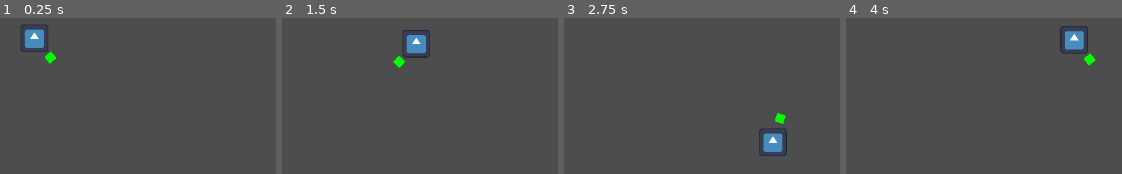
Above: before the commit, frames 1-4 (left to right).
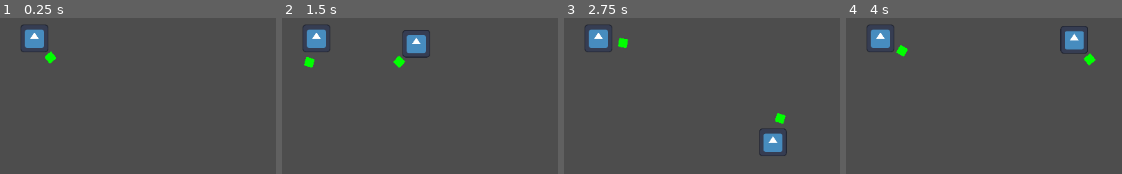
Above: after the commit, the same moments.

Repository: GianiStatie/Shamans
Game: Godot game, scene res://main.tscn
Two runs of this game, one before a commit and one after it. Both use one fixed random seed, a clock stepped at 60 frames per second and the inputs below. The engine's default icon, where the game draws it, is replaced by a stand-in: a white triangle on a blue panel in a dark square.
Inputs (mouse positions are in pixels of both pictures, inside the frame that each line leads up to):
- Up to frame 1 (0.25 s): no input
- Up to frame 2 (1.5 s): tap Enter at 0.5 s; move the mouse to (outside the picture) at 0.52 s; hold D (player_right, bound only before the commit) 0.53-1.28 s; move the mouse to (outside the picture) at 1.27 s; hold S (player_down, bound only before the commit) from 1.28 s (still down)
- Up to frame 3 (2.75 s): move the mouse to (790, 74) at 2.02 s; release S (player_down, bound only before the commit) at 2.03 s; hold D (player_right, bound only before the commit) from 2.03 s (still down)
- Up to frame 4 (4 s): move the mouse to (outside the picture) at 2.77 s; release D (player_right, bound only before the commit) at 2.78 s; hold W (player_up, bound only before the commit) 2.78-3.53 s; move the mouse to (outside the picture) at 3.52 s; hold A (player_left, bound only before the commit) from 3.53 s (still down)

The runs differ from the first frame. In frame 2, 1.3% of the frame differs, in the area x 7-18%, y 4-33%; in frame 3, 1.3%; in frame 4, 1.3%.

Commit message:
add multiplayer

Diff:
--- a/main.tscn
+++ b/main.tscn
@@ -6,3 +6,7 @@
 
 [node name="Player" parent="." unique_id=1304335232 instance=ExtResource("1_ig7tw")]
 position = Vector2(413, 129)
+
+[node name="Player2" parent="." unique_id=783978056 instance=ExtResource("1_ig7tw")]
+position = Vector2(413, 129)
+PLAYER_CONTROLLER = 1
--- a/player.gd
+++ b/player.gd
@@ -9,9 +9,9 @@
 @export var MOVE_ACCELERATION := 500.0
 @export var MOVE_FRICTION := 1000.0
 @export var TURN_ACCELERATION = 10.0
-@export var PLAYER_CONTROLLER: PLAYER_CONTROLS = 0
+@export var PLAYER_CONTROLLER: PLAYER_CONTROLS = PLAYER_CONTROLS.PLAYER_1
 
-@onready var cast_marker = $CastMarker
+@onready var cast_marker = $AttackMarker
 
 
 func _physics_process(delta: float) -> void:
@@ -24,12 +24,11 @@
 	)
 
 	var input_vector := Vector2(
-		Input.get_axis("player_left", "player_right"),
-		Input.get_axis("player_up", "player_down")
+		Input.get_axis("player_%s_left" % PLAYER_CONTROLLER, "player_%s_right" % PLAYER_CONTROLLER),
+		Input.get_axis("player_%s_up" % PLAYER_CONTROLLER, "player_%s_down" % PLAYER_CONTROLLER)
 	).normalized()
 
 	var target_velocity = input_vector * MOVE_MAX_SPEED
-
 	if input_vector != Vector2.ZERO:
 		velocity = velocity.move_toward(target_velocity, MOVE_ACCELERATION * delta)
 	else:
--- a/player.tscn
+++ b/player.tscn
@@ -2,6 +2,8 @@
 
 [ext_resource type="Script" uid="uid://hr2tlaex2bi8" path="res://player.gd" id="1_4flbx"]
 [ext_resource type="Texture2D" uid="uid://bvhcuowxrh0te" path="res://icon.svg" id="2_onrkg"]
+[ext_resource type="Script" uid="uid://co21oecdbqhm" path="res://player_attack_marker.gd" id="3_hqtel"]
+[ext_resource type="Script" uid="uid://c680y7vu8wttm" path="res://stats.gd" id="3_i3pqv"]
 
 [node name="Player" type="CharacterBody2D" unique_id=1304335232]
 script = ExtResource("1_4flbx")
@@ -10,10 +12,14 @@
 scale = Vector2(0.3125, 0.3125)
 texture = ExtResource("2_onrkg")
 
-[node name="CastMarker" type="Marker2D" parent="." unique_id=1532841016]
+[node name="AttackMarker" type="Marker2D" parent="." unique_id=1532841016]
+script = ExtResource("3_hqtel")
 
-[node name="CastSprite" type="Sprite2D" parent="CastMarker" unique_id=1406884523]
+[node name="Sprite" type="Sprite2D" parent="AttackMarker" unique_id=1406884523]
 self_modulate = Color(0, 18.892157, 0, 1)
 scale = Vector2(0.1, 0.1)
 texture = ExtResource("2_onrkg")
 offset = Vector2(360, 0)
+
+[node name="Stats" type="Node" parent="." unique_id=1000196486]
+script = ExtResource("3_i3pqv")
--- /dev/null
+++ b/player_attack_marker.gd
@@ -0,0 +1,7 @@
+extends Marker2D
+
+@export var offset = Vector2(360, 0)
+@onready var sprite = $Sprite
+
+func _ready() -> void:
+	sprite.offset = offset
--- a/project.godot
+++ b/project.godot
@@ -17,24 +17,44 @@
 
 [input]
 
-player_up={
+player_0_up={
 "deadzone": 0.2,
 "events": [Object(InputEventKey,"resource_local_to_scene":false,"resource_name":"","device":-1,"window_id":0,"alt_press …(192 unchanged characters)…
 ]
 }
-player_down={
+player_0_down={
 "deadzone": 0.2,
 "events": [Object(InputEventKey,"resource_local_to_scene":false,"resource_name":"","device":-1,"window_id":0,"alt_press …(192 unchanged characters)…
 ]
 }
-player_left={
+player_0_left={
 "deadzone": 0.2,
 "events": [Object(InputEventKey,"resource_local_to_scene":false,"resource_name":"","device":-1,"window_id":0,"alt_press …(191 unchanged characters)…
 ]
 }
-player_right={
+player_0_right={
 "deadzone": 0.2,
 "events": [Object(InputEventKey,"resource_local_to_scene":false,"resource_name":"","device":-1,"window_id":0,"alt_press …(192 unchanged characters)…
+]
+}
+player_1_up={
+"deadzone": 0.2,
+"events": [Object(InputEventKey,"resource_local_to_scene":false,"resource_name":"","device":-1,"window_id":0,"alt_pressed":false,"shift_pressed":false,"ctrl_pressed":false,"meta_pressed":false,"pressed":false,"keycode":0,"physical_keycode":4194320,"key_label":0,"unicode":0,"location":0,"echo":false,"script":null)
+]
+}
+player_1_down={
+"deadzone": 0.2,
+"events": [Object(InputEventKey,"resource_local_to_scene":false,"resource_name":"","device":-1,"window_id":0,"alt_pressed":false,"shift_pressed":false,"ctrl_pressed":false,"meta_pressed":false,"pressed":false,"keycode":0,"physical_keycode":4194322,"key_label":0,"unicode":0,"location":0,"echo":false,"script":null)
+]
+}
+player_1_left={
+"deadzone": 0.2,
+"events": [Object(InputEventKey,"resource_local_to_scene":false,"resource_name":"","device":-1,"window_id":0,"alt_pressed":false,"shift_pressed":false,"ctrl_pressed":false,"meta_pressed":false,"pressed":false,"keycode":0,"physical_keycode":4194319,"key_label":0,"unicode":0,"location":0,"echo":false,"script":null)
+]
+}
+player_1_right={
+"deadzone": 0.2,
+"events": [Object(InputEventKey,"resource_local_to_scene":false,"resource_name":"","device":-1,"window_id":0,"alt_pressed":false,"shift_pressed":false,"ctrl_pressed":false,"meta_pressed":false,"pressed":false,"keycode":0,"physical_keycode":4194321,"key_label":0,"unicode":0,"location":0,"echo":false,"script":null)
 ]
 }
 
--- /dev/null
+++ b/stats.gd
@@ -0,0 +1,3 @@
+extends Node
+
+@export var health := 100.0
Not shown, added: player_attack_marker.gd.uid
Not shown, added: stats.gd.uid
